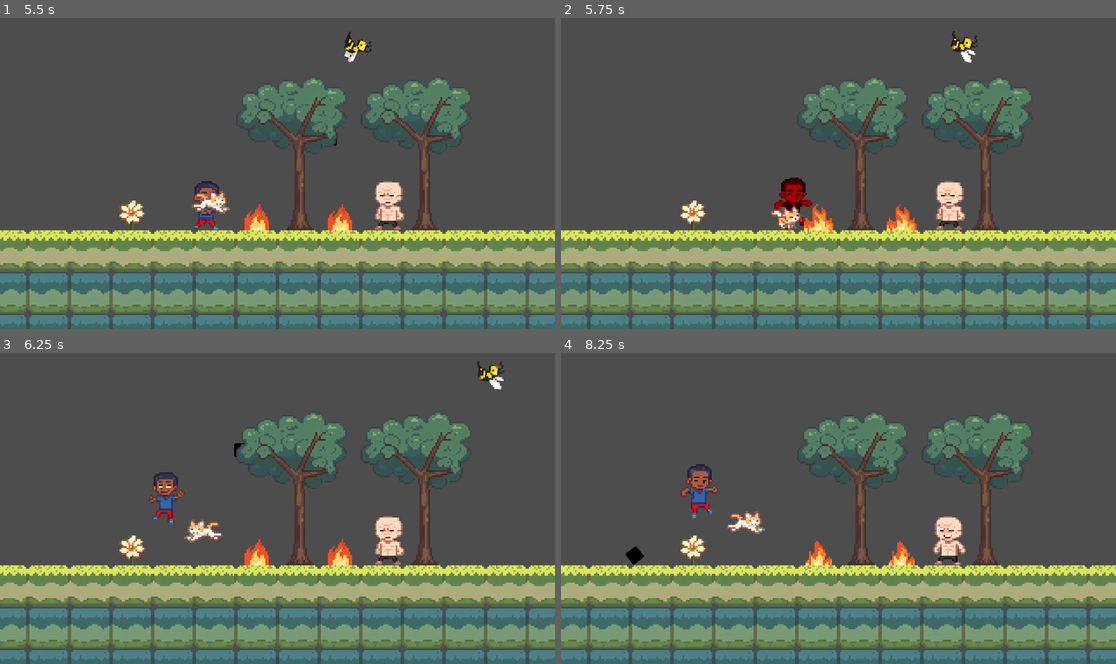
Above: before the commit, frames 1-4 (two rows, left to right).
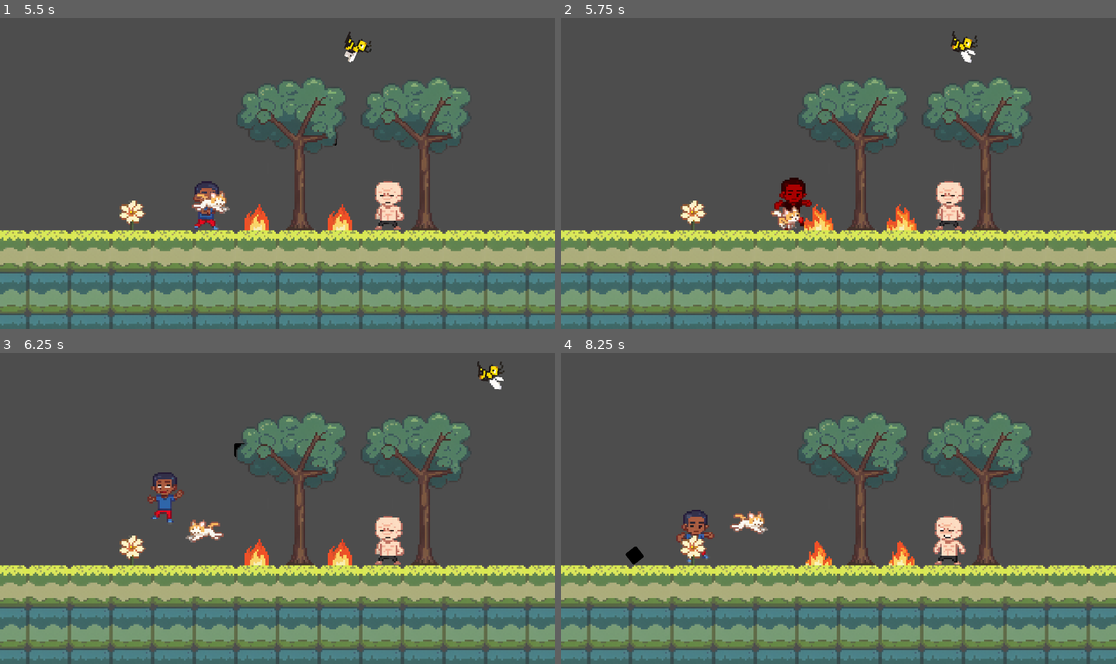
Above: after the commit, the same moments.

Repository: codenergy-dev/maricagamesjam2025_codenergy
Game: Godot game, scene res://scenes/game.tscn
The game is run twice, just before and just after one commit, with the same random seed, the same clock (stepped at 60 frames per second) and the same inputs. The engine's default icon, where the game draws it, is replaced by a stand-in: a white triangle on a blue panel in a dark square.
Inputs:
- Up to frame 1 (5.5 s): tap Enter (ui_accept) at 0.5, 0.77, 1.52, 3.02, 3.77, 4.52 s; hold Right (ui_right) 0.53-2.03 s; hold Left (ui_left) 2.03-2.78 s; hold Right (ui_right) 2.78-4.28 s; hold Left (ui_left) 4.28-5.03 s; hold Right (ui_right) from 5.03 s (still down)
- Up to frame 2 (5.75 s): keep holding Right (ui_right)
- Up to frame 3 (6.25 s): release Right (ui_right) at 5.78 s; hold Left (ui_left) from 5.78 s (still down); tap Enter (ui_accept) at 6.02 s
- Up to frame 4 (8.25 s): tap Enter (ui_accept) at 6.77, 7.52 s; release Left (ui_left) at 7.28 s; hold Right (ui_right) from 7.28 s (still down)

Frame 1 is identical in both runs. In frame 2, less than 0.1% of the frame differs, in the area x 39-46%, y 51-69%; in frame 3, 0.3%; in frame 4, 1.3%, in the area x 11-38%, y 35-68%.

Commit message:
Detect hitbox collision for player in _physics_process

Diff:
--- a/godot/scenes/player.tscn
+++ b/godot/scenes/player.tscn
@@ -122,4 +122,3 @@
 shape = SubResource("CapsuleShape2D_dqkch")
 
 [connection signal="area_entered" from="Knockback" to="." method="_on_knockback_area_entered"]
-[connection signal="body_entered" from="Knockback" to="." method="_on_knockback_body_entered"]
--- a/godot/scripts/player.gd
+++ b/godot/scripts/player.gd
@@ -55,19 +55,25 @@
 
 	move_and_slide()
 
-func _on_knockback_body_entered(body: Node2D) -> void:
-	if body.is_in_group("hitbox"):
-		# Não temos mais a "normal da colisão" de move_and_slide.
-		# A melhor maneira de obter a direção do knockback é a partir da direção do projétil
-		# ou da posição relativa entre o player e o projétil.
+	# --- INÍCIO DA NOVA LÓGICA DE KNOCKBACK ---
+	# Após mover, verificamos se houve colisões.
+	for i in get_slide_collision_count():
+		var collision = get_slide_collision(i)
+		var collider = collision.get_collider()
 
-		# Opção Robusta: Calcular a normal baseada na posição
-		var knockback_direction = (global_position - body.global_position).normalized()
+		# Verificamos se colidimos com um corpo no grupo "hitbox"
+		if collider and collider.is_in_group("hitbox"):
+			# A 'normal' da colisão é o vetor que aponta para fora da superfície atingida.
+			# Perfeito para a direção do knockback!
+			var knockback_direction = collision.get_normal()
 
-		# Dizemos ao nosso componente para aplicar o knockback.
-		knockback.apply_knockback(knockback_direction)
-		flash.start_flash()
-		animated_sprite.play("knockback")
+			# Aplicamos o knockback
+			knockback.apply_knockback(knockback_direction)
+			flash.start_flash()
+			animated_sprite.play("knockback")
+
+			# Opcional: Se você só quer processar uma colisão de dano por frame.
+			break
 
 func _on_knockback_area_entered(area: Area2D) -> void:
 	if area.is_in_group("hitbox"):
